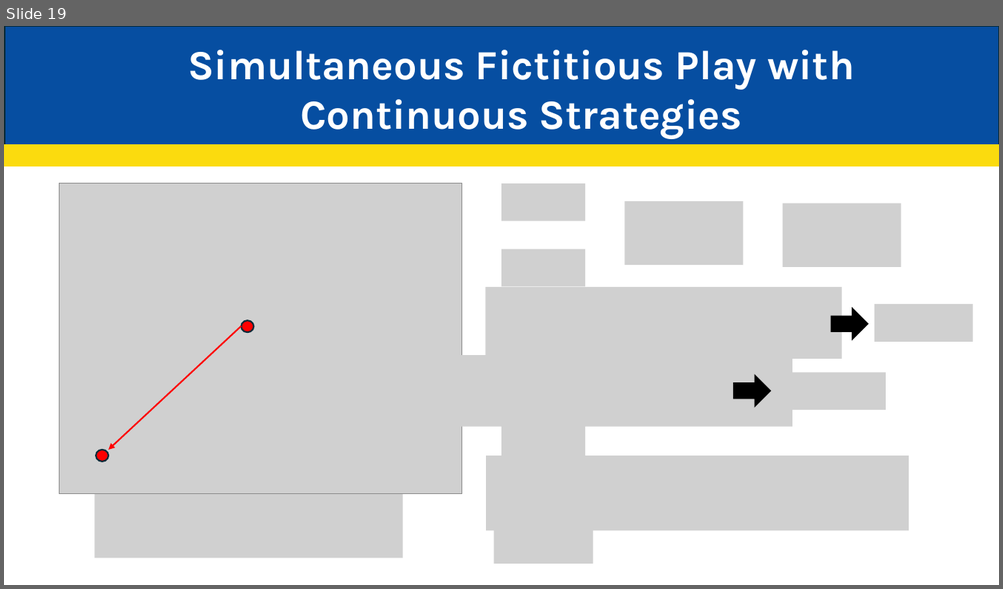
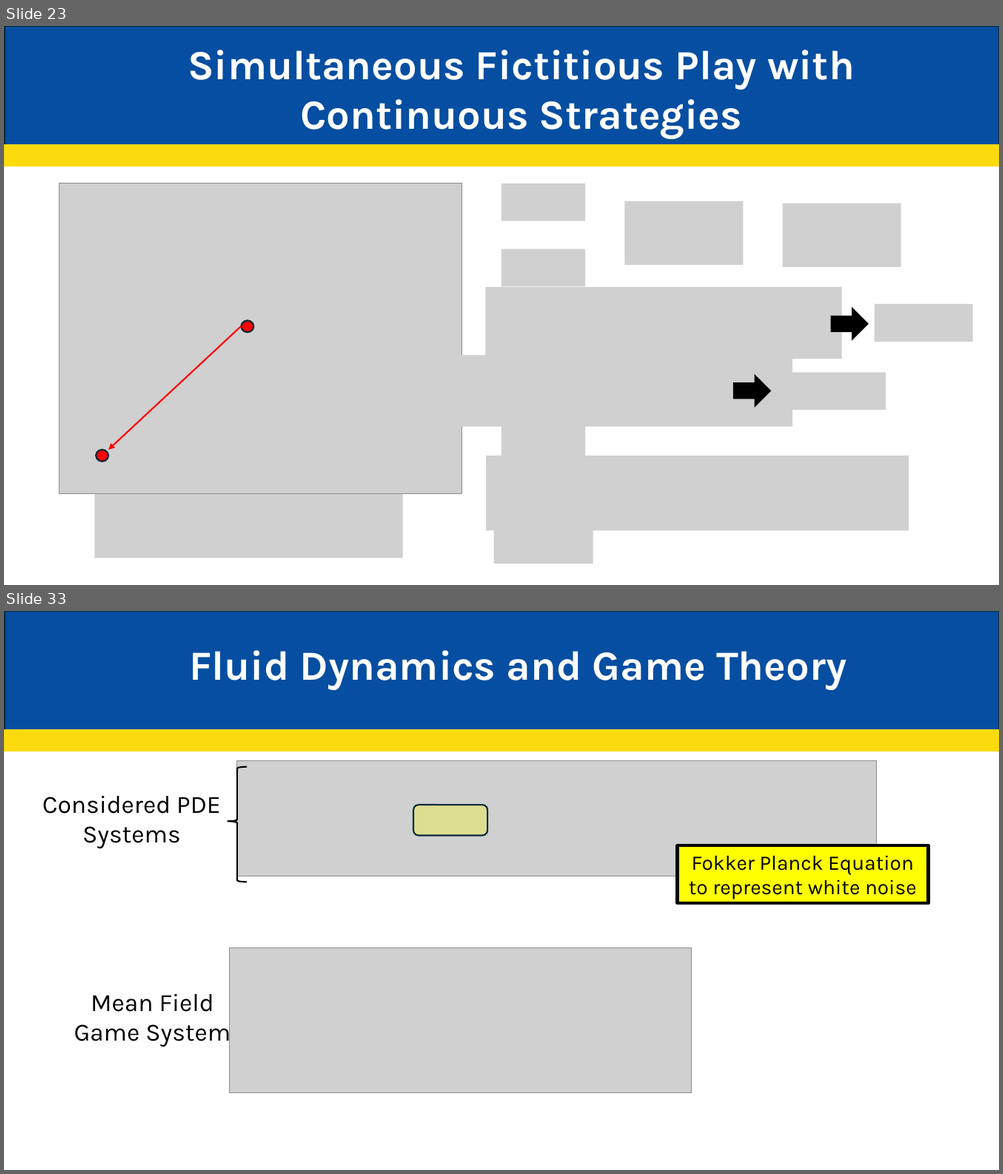
Before and after one commit to JakeCisc210/Candidacy, a slide deck: Reading Course/Presentations/Game Theory Nine.pptx. Shown one above the other, each under a label of ours: slide 19 before the commit, slides 23 and 33 after it; the slides between them are not shown. The pictures are 1003x589 and 1003x1174 pixels, drawn with LibreOffice and Linux fonts; fonts in the diff are those of the drawing; grey boxes stand for pictures. Boxes give left, top, right and bottom in pixels: in the first picture for what was removed or moved away, otherwise in the second. Text is boxed around its words. In the diff, an @@ line names an element or a change of style, - is before the commit and + after.

```diff
--- a/Reading Course/Presentations/Game Theory Nine.pptx
+++ b/Reading Course/Presentations/Game Theory Nine.pptx
@@ slide 33 added at (4,611,999,1170), background #FFFFFF @@
@@ rectangle added at (5,611,999,730), fill #064EA1, outline #092A39 1.5 pt @@
@@ text added at (189,650,846,690), 40 pt, text #FFFFFF, bold @@
+Fluid Dynamics and Game Theory
@@ rectangle added at (4,730,999,751), fill #FBDB0E, outline #FBDB0E 1.5 pt @@
@@ picture added at (237,761,876,876) @@
@@ right brace added at (227,767,247,882), outline #000000 1.5 pt @@
@@ text added at (42,796,221,849), 24 pt, text #000000 @@
+Considered PDE Systems
@@ rounded rectangle added at (414,805,487,835), fill #FFFF00 at 30% opacity, outline #092A39 1.5 pt @@
@@ rectangle added at (677,846,928,903), fill #FFFF00, outline #000000 3 pt, 20 pt, text #000000 @@
+Fokker Planck Equation to represent white noise
@@ picture added at (229,948,691,1093) @@
@@ text added at (74,994,230,1048), 24 pt, text #000000 @@
+Mean Field Game System
@@ what was slide 19 is now slide 23 @@
```
Also in this commit, not shown: 2 slides changed, 11 other slides added, 5 other files.
